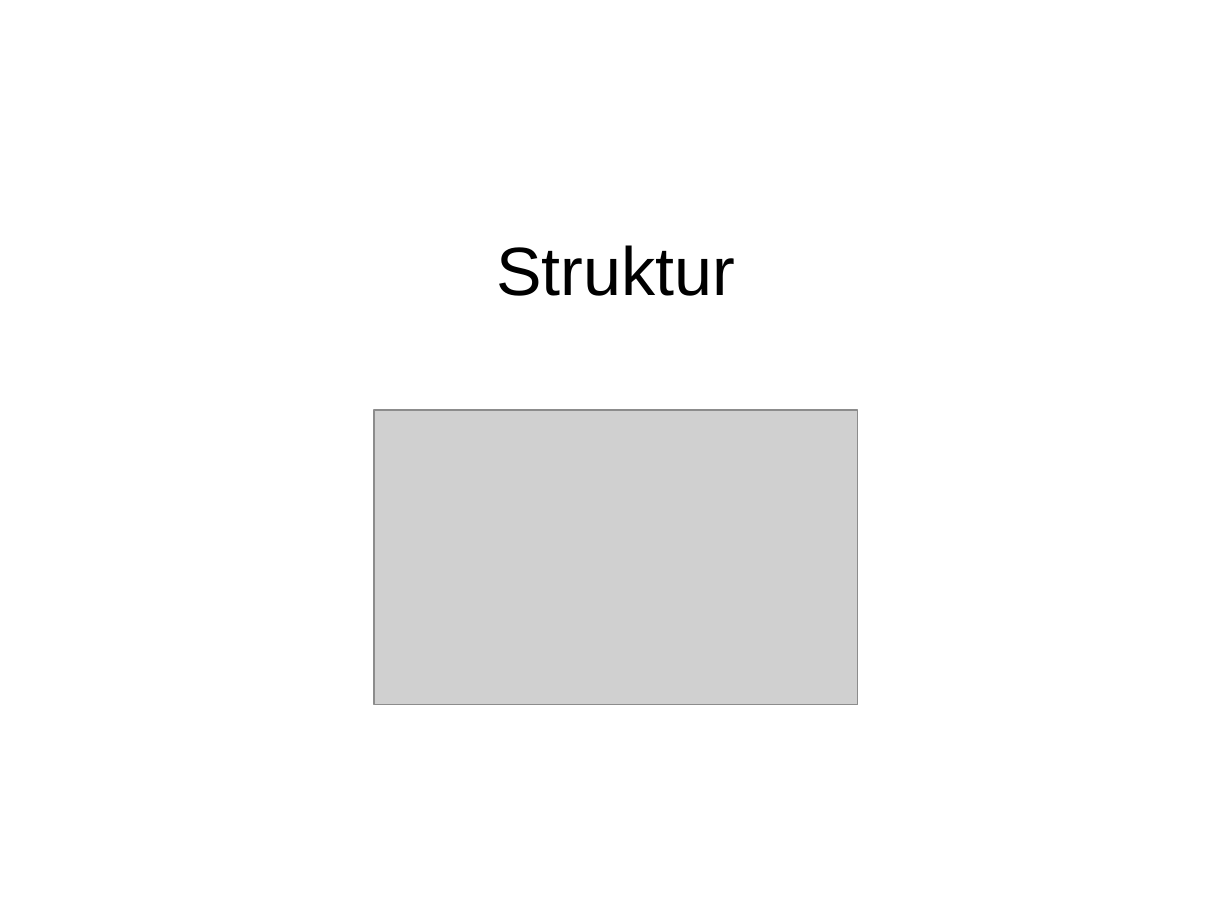
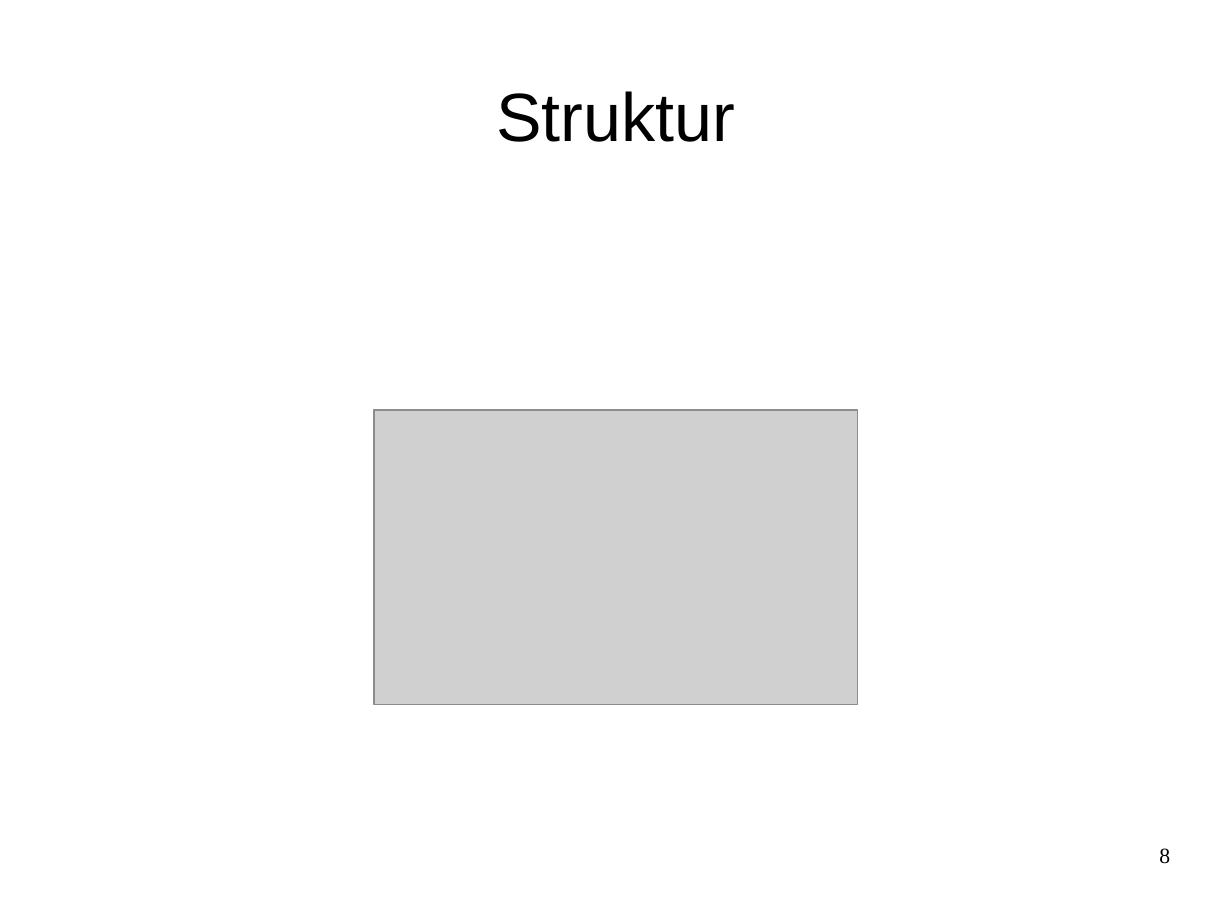
Before and after one commit to Smart-Minotaur/nxt_minotaur, a slide deck: slide 8 of doc/Präsentation.odp (slide 6 before the commit). Drawn at 1232x924 pixels with LibreOffice and Linux fonts; fonts in the diff are those of the drawing; grey boxes stand for pictures. Boxes give left, top, right and bottom in pixels: in the first picture for what was removed or moved away, otherwise in the second. Text is boxed around its words. In the diff, an @@ line names an element or a change of style, - is before the commit and + after.

```diff
--- a/doc/Präsentation.odp
+++ b/doc/Präsentation.odp
@@ title "Struktur": place and size @@
-title "Struktur" at (496, 245, 735, 296)
+title "Struktur" at (496, 91, 735, 142)
@@ page number added at (1159, 848, 1170, 864), 14 pt, text #000000 @@
+8
```
Also in this commit, not shown: 18 other slides changed, 6 slides added, 3 slides removed.
